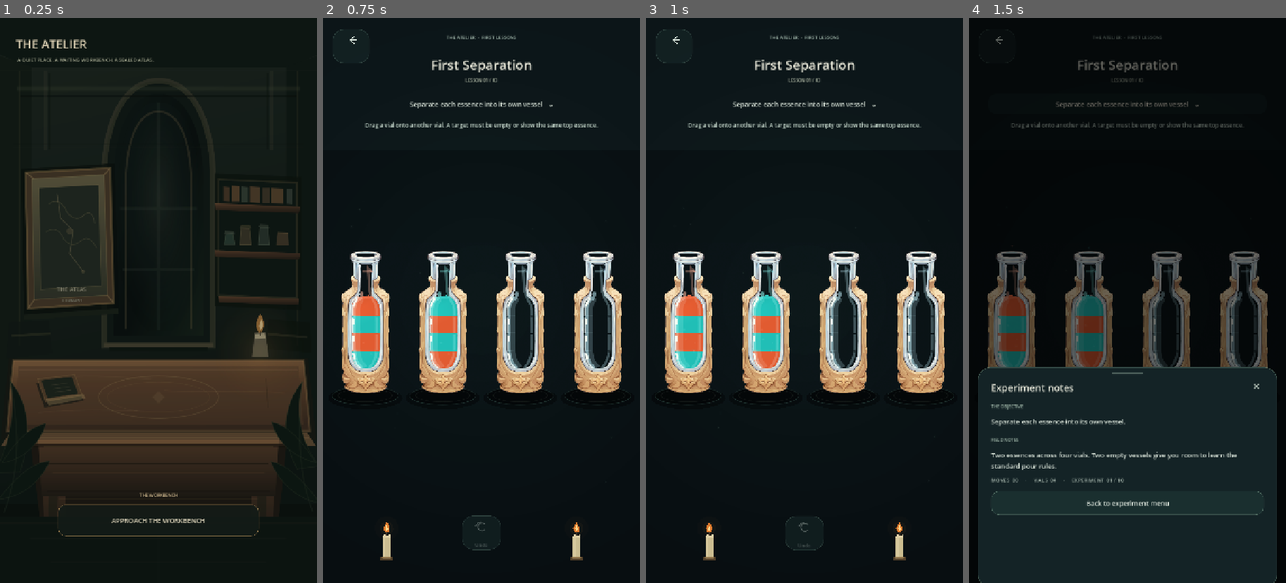
Above: before the commit, frames 1-4 (left to right).
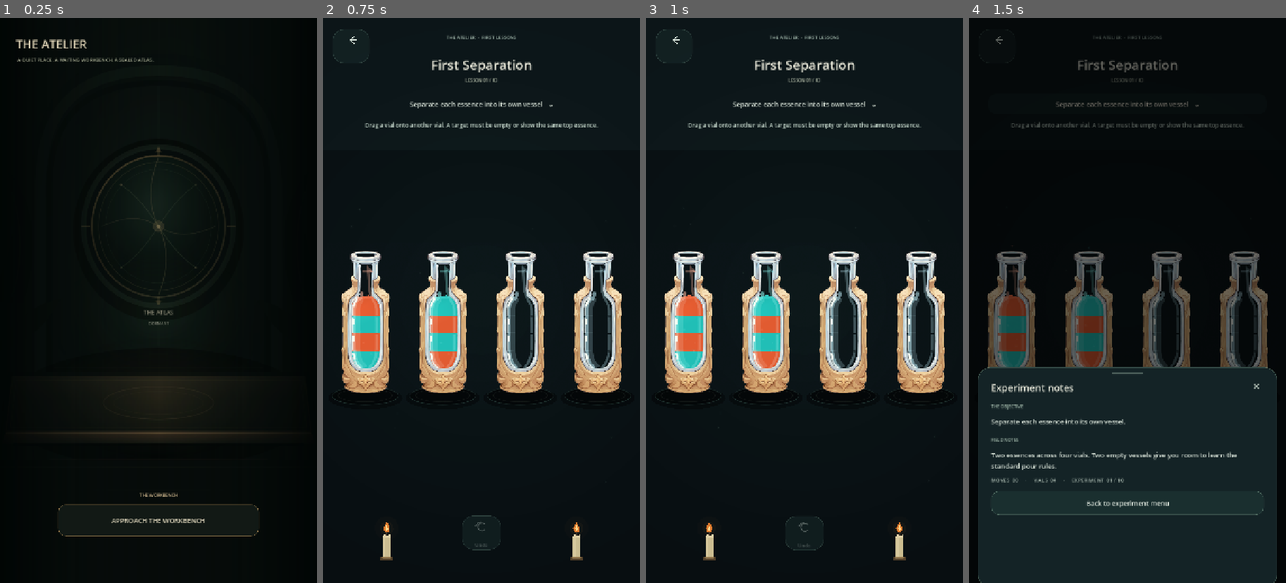
Above: after the commit, the same moments.

Repository: Kryodo/spell-sort-game
Game: Godot game, scene res://scenes/atelier_hub.tscn
Same seed, same stepped clock (60 frames per second), same inputs: the game is played once before the commit and once after it.
Inputs:
- Up to frame 1 (0.25 s): no input
- Up to frame 2 (0.75 s): click "APPROACH THE WORKBENCH" at 0.5 s
- Up to frame 3 (1 s): no input
- Up to frame 4 (1.5 s): click "Separate each essence into it…" at 1.25 s

The runs differ from the first frame. In frame 1, 30% of the frame differs, in the area x 0-100%, y 6-89%; in frame 2, nothing differs; in frame 3, nothing differs; in frame 4, nothing differs.

Commit message:
Switch Atelier to restrained atmospheric composition

Diff:
--- a/scripts/atelier_hub.gd
+++ b/scripts/atelier_hub.gd
@@ -1,6 +1,6 @@
 extends Control
 
-const ROOM_TEXTURE_PATH := "res://assets/environments/SpellSort_Atelier_Room.svg"
+const ROOM_TEXTURE_PATH := "res://assets/environments/SpellSort_Atelier_Minimal.svg"
 const FIRST_LESSONS_SCENE := "res://scenes/atelier_first_lessons.tscn"
 const PROGRESS_PATH := "user://spell_sort_progress.cfg"
 
@@ -42,7 +42,7 @@
 	var veil := ColorRect.new()
 	veil.name = "RoomVeil"
 	veil.set_anchors_and_offsets_preset(Control.PRESET_FULL_RECT)
-	veil.color = Color(0.012, 0.020, 0.017, 0.12)
+	veil.color = Color(0.012, 0.020, 0.017, 0.035)
 	veil.mouse_filter = Control.MOUSE_FILTER_IGNORE
 	add_child(veil)
 
@@ -73,8 +73,8 @@
 func _build_atlas_hotspot() -> void:
 	_atlas_button = Button.new()
 	_atlas_button.name = "AtlasHotspot"
-	_atlas_button.position = Vector2(48.0, 344.0)
-	_atlas_button.size = Vector2(220.0, 322.0)
+	_atlas_button.position = Vector2(190.0, 292.0)
+	_atlas_button.size = Vector2(340.0, 360.0)
 	_atlas_button.focus_mode = Control.FOCUS_NONE
 	_atlas_button.tooltip_text = "The Atlas is dormant. Complete your first lessons."
 	_atlas_button.disabled = not _first_lessons_complete
@@ -97,7 +97,7 @@
 
 	var atlas_title := _make_label(
 		"THE ATLAS",
-		Rect2(78.0, 603.0, 170.0, 25.0),
+		Rect2(230.0, 655.0, 260.0, 24.0),
 		13,
 		Color("#d4c29a") if _first_lessons_complete else Color("#817f6d")
 	)
@@ -106,7 +106,7 @@
 
 	_atlas_status = _make_label(
 		"",
-		Rect2(78.0, 628.0, 170.0, 20.0),
+		Rect2(230.0, 680.0, 260.0, 18.0),
 		9,
 		Color("#c0a36d") if _first_lessons_complete else Color("#777b6d")
 	)
